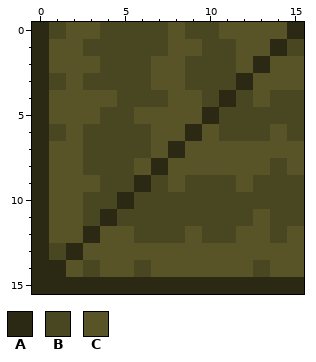
One commit to this pixel-art sprite: images/tiles/dirtwall/bottomleftconcave.png. This is how it looked before the edit.
The file is 16x16 pixels.
Palette (. is transparent): A #2b2913  B #494722  C #585427
Pixels before, first column x 0:
 0 ABCCBBBBCBBCCCCA
 1 ACCBBBBBCCBBCCAB
 2 ACCCBBBCCBBBCACC
 3 ABCBBBBCCBBBACCC
 4 ACCCCBBBCCBABCBB
 5 ACCCBBCCCCABBBBB
 6 ABCBBBBCCACBBBCB
 7 ACCBBBBCACCCCCCC
 8 ACCBBBCACCCCCCBC
 9 ACCCBBABCBBBCBBB
10 ACCBBABBBBBBBBBB
11 ACCBABBBBBBBBCBB
12 ACCACCBBBCBBCCBC
13 ABACCCCCCCCCCCCC
14 AACBCCBCCCCCCBCC
15 AAAAAAAAAAAAAAAA
After the commit:
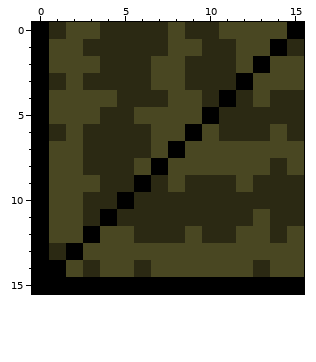
The edit:
colour A: #2b2913 -> #000000
colour B: #494722 -> #2b2913
colour C: #585427 -> #494722
Where, in picture pixels (left, top, right, bottom), the same in both pictures:
changed: (32, 22, 304, 294)
